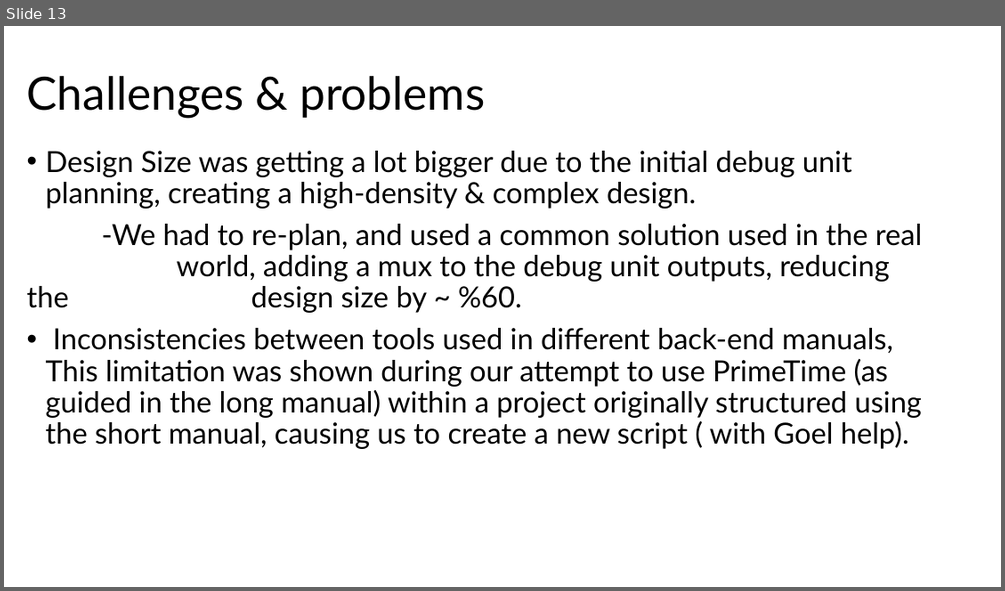
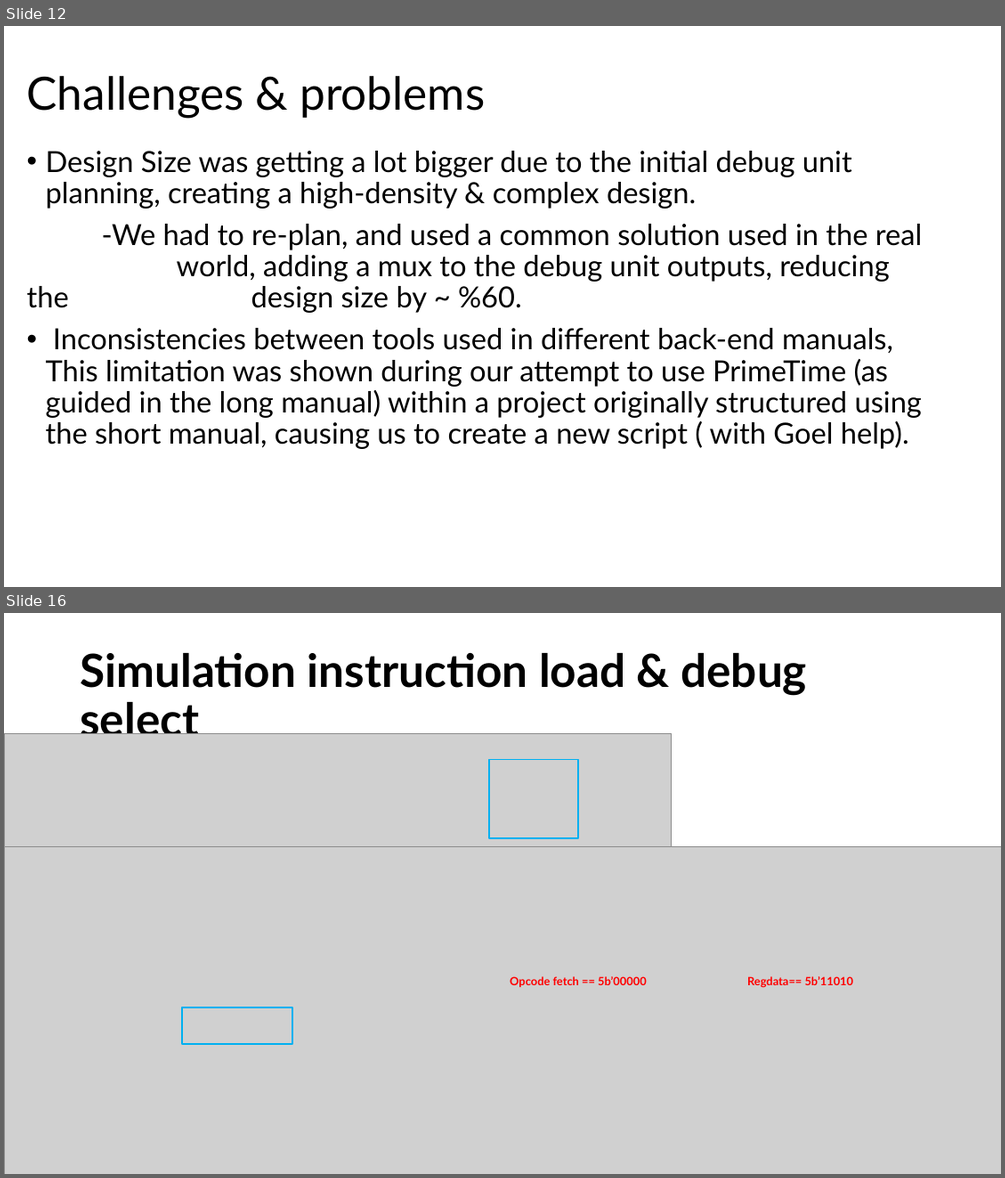
Before and after one commit to muhammad0bi/044169_project_B, a slide deck: Presintaions and Reports/Final presntaion VLSI.pptx. Shown one above the other, each under a label of ours: slide 13 before the commit, slides 12 and 16 after it; the slides between them are not shown. The pictures are 1005x591 and 1005x1178 pixels, drawn with LibreOffice and Linux fonts; fonts in the diff are those of the drawing; grey boxes stand for pictures. Boxes give left, top, right and bottom in pixels: in the first picture for what was removed or moved away, otherwise in the second. Text is boxed around its words. In the diff, an @@ line names an element or a change of style, - is before the commit and + after.

Commit message:
instructionLoad simulation opcode picture updated, final presentation updated

```diff
--- a/Presintaions and Reports/Final presntaion VLSI.pptx
+++ b/Presintaions and Reports/Final presntaion VLSI.pptx
@@ slide 16 added at bbox=[4, 613, 1001, 1174], background #FFFFFF @@
@@ title added at bbox=[80, 653, 807, 734], 44 pt, text #000000, bold @@
+Simulation instruction load & debug select
@@ picture added at bbox=[4, 734, 672, 847] @@
@@ rectangle added at bbox=[488, 760, 578, 839], outline #00B0F0 1.5 pt @@
@@ picture added at bbox=[4, 847, 1001, 1174] @@
@@ text added at bbox=[510, 976, 647, 987], 11 pt, text #FF0000, bold @@
+Opcode fetch == 5b’00000
@@ text added at bbox=[747, 976, 854, 988], 11 pt, text #FF0000, bold @@
+Regdata== 5b’11010
@@ rectangle added at bbox=[182, 1007, 292, 1044], outline #00B0F0 1.5 pt @@
@@ what was slide 13 is now slide 12 @@
```
Also in this commit, not shown: 4 slides changed, 3 other slides added, 1 slide removed, 1 other file.
